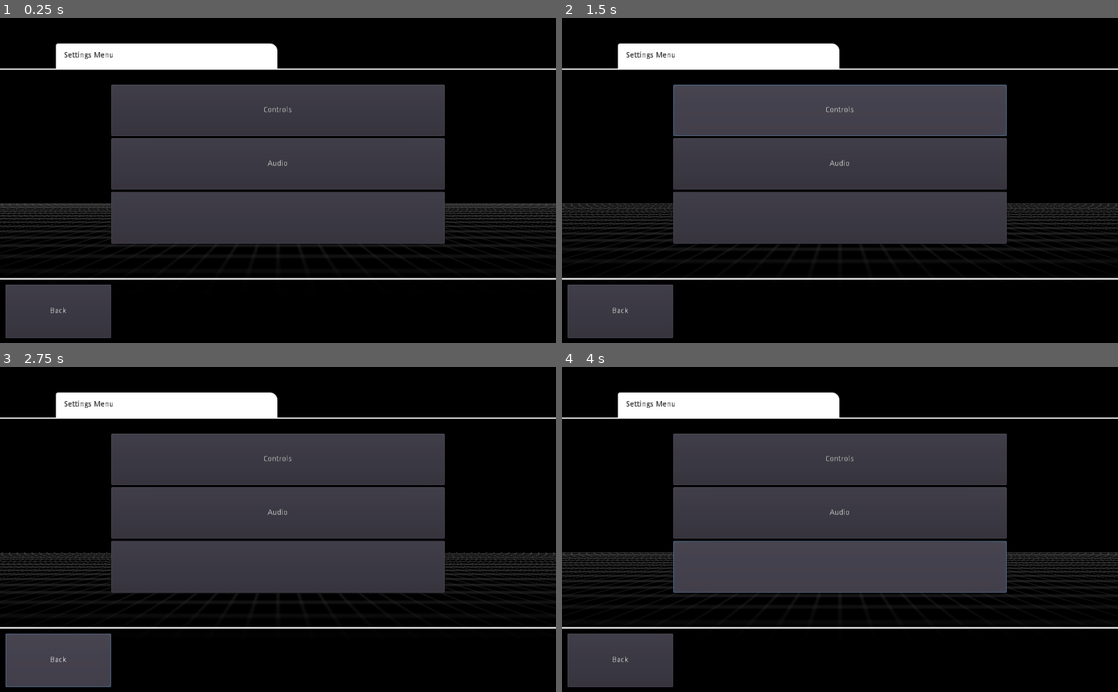
Above: before the commit, frames 1-4 (two rows, left to right).
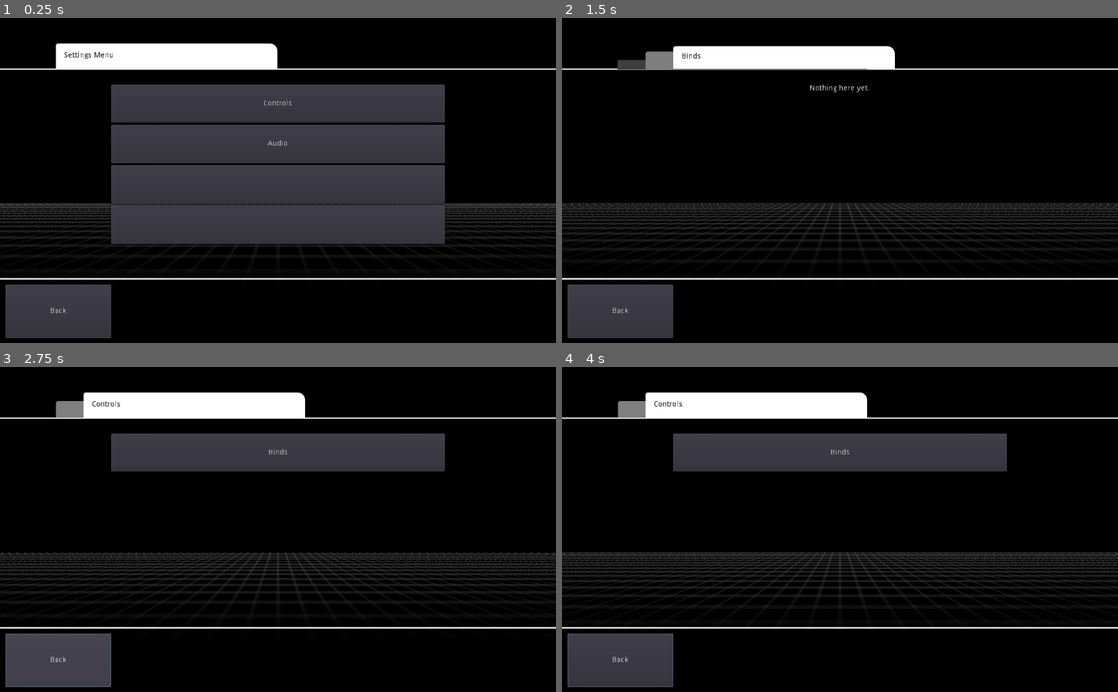
Above: after the commit, the same moments.

Repository: skelerang/friisports
Game: Godot game, scene res://scenes/mainmenu_settings.tscn
The game is run twice, just before and just after one commit, with the same random seed, the same clock (stepped at 60 frames per second) and the same inputs. This scene is started directly instead of the project's main scene.
Inputs (mouse positions are in pixels of both pictures, inside the frame that each line leads up to):
- Up to frame 1 (0.25 s): no input
- Up to frame 2 (1.5 s): click "Controls" at 0.5 s; click (840, 102) at 1.25 s, where only the run after the commit has a clickable "Binds"
- Up to frame 3 (2.75 s): click "Back" at 2 s
- Up to frame 4 (4 s): click (840, 513) at 2.75 s, where only the run before the commit has a clickable "Audio"; click (840, 568) at 3.52 s

The runs differ from the first frame. In frame 1, 2.0% of the frame differs, in the area x 20-80%, y 25-58%; in frame 2, 29%, in the area x 10-80%, y 7-70%; in frame 3, 22%; in frame 4, 22%.

Commit message:
settingsmenu

Diff:
--- a/src/scenes/mainmenu.tscn
+++ b/src/scenes/mainmenu.tscn
@@ -10,12 +10,6 @@
 [ext_resource path="res://scenes/common/tex_color_black.png" type="Texture" id=8]
 [ext_resource path="res://scenes/common/mdl_island_lowpoly.glb" type="PackedScene" id=10]
 
-[sub_resource type="Gradient" id=1]
-colors = PoolColorArray( 0.380392, 0.858824, 0.992157, 1, 0.00392157, 0.129412, 1, 1 )
-
-[sub_resource type="GradientTexture" id=2]
-gradient = SubResource( 1 )
-
 [sub_resource type="Gradient" id=3]
 offsets = PoolRealArray( 0 )
 colors = PoolColorArray( 1, 1, 1, 1 )
@@ -28,16 +22,6 @@
 anchor_right = 1.0
 anchor_bottom = 1.0
 script = ExtResource( 2 )
-__meta__ = {
-"_edit_use_anchors_": false
-}
-
-[node name="background2d" type="TextureRect" parent="."]
-visible = false
-anchor_right = 1.0
-anchor_bottom = 1.0
-texture = SubResource( 2 )
-expand = true
 __meta__ = {
 "_edit_use_anchors_": false
 }
--- a/src/scenes/mainmenu/scripts/settingsmenu.gd
+++ b/src/scenes/mainmenu/scripts/settingsmenu.gd
@@ -1,10 +1,12 @@
 extends Control
 
 onready var overlay_black = $overlay_black
+onready var overlay_white = $overlay_white
 onready var box_top = $menu/top
 onready var box_mid = $menu/mid
 onready var box_bot = $menu/bottom
 
+# --- Top --- #
 onready var tab1 = box_top.get_node("tab1")
 onready var tab2 = box_top.get_node("tab2")
 onready var tab3 = box_top.get_node("tab3")
@@ -12,14 +14,6 @@
 onready var tablabel2 = tab2.get_node("Label")
 onready var tablabel3 = tab3.get_node("Label")
 
-
-var box_top_height = .16
-var box_bottom_height = .2
-enum {
-	ST_IDLE
-	ST_CLOSING
-}
-
 const TAB_ALPHA1 = 1
 const TAB_ALPHA2 = .5
 const TAB_ALPHA3 = .25
@@ -27,16 +21,35 @@
 const TAB_COLOR1 = Color(1,1,1,1)
 const TAB_COLOR2 = Color(.5,.5,.5,1)
 const TAB_COLOR3 = Color(.25,.25,.25,1)
-
 
 const TAB_MARGIN1 = 0
 const TAB_MARGIN2 = 16
 const TAB_MARGIN3 = 32
 const TAB_MARGIN4 = 64
 
-
+# --- Mid --- #
+onready var menu_settings = box_mid.get_node("menu_settings")
+onready var menu_controls = box_mid.get_node("menu_controls")
+onready var menu_controls_bind = box_mid.get_node("menu_controls_bind")
+onready var menu_audio = box_mid.get_node("menu_audio")
+
+var box_top_height = .16
+var box_bottom_height = .2
+enum {
+	VIS_ST_IDLE
+	VIS_ST_EXIT
+}
+enum {
+	ST_MENU,
+	ST_MENU_CONTROLS,
+	ST_MENU_CONTROLS_BIND,
+	ST_MENU_AUDIO
+}
+
+# --- Misc --- #
+var state = ST_MENU
 var visibility = 0
-var state = ST_IDLE
+var vis_state = VIS_ST_IDLE
 var tabstate = 1
 
 func _ready():
@@ -50,12 +63,38 @@
 
 func _process(delta):
 	match state:
-		ST_IDLE:
+		ST_MENU:
+			Globals.cursor = true
+			if !menu_settings.visible:
+				clear_all()
+				menu_settings.set_process(true)
+				menu_settings.show()
+		ST_MENU_CONTROLS:
+			if !menu_controls.visible:
+				clear_all()
+				menu_controls.set_process(true)
+				menu_controls.show()
+		ST_MENU_CONTROLS_BIND:
+			if !menu_controls_bind.visible:
+				clear_all()
+				menu_controls_bind.set_process(true)
+				menu_controls_bind.show()
+		ST_MENU_AUDIO:
+			if !menu_audio.visible:
+				clear_all()
+				menu_audio.set_process(true)
+				menu_audio.show()
+
+	match vis_state:
+		VIS_ST_IDLE:
 			visibility = clamp(visibility + delta * 5, -1, 1)
 
-		ST_CLOSING:
-			visibility -= delta * 10
-			if visibility < 0: queue_free()
+		VIS_ST_EXIT:
+			visibility -= delta * 5
+			overlay_black.modulate.a = -visibility + 1
+			if visibility < 0:
+				#warning-ignore:return_value_discarded
+				get_tree().change_scene("res://scenes/mainmenu.tscn")
 
 	overlay_black.modulate.a = -visibility + 1
 	box_mid.modulate.a = visibility
@@ -125,11 +164,39 @@
 	tab2.margin_top = tab2.margin_top + (tabmargin2 - tab2.margin_top) * .2
 	tab3.margin_top = tab3.margin_top + (tabmargin3 - tab3.margin_top) * .2
 
-
-func _on_but_close_pressed():
-	state = ST_CLOSING
-func _on_but_mainmenu_pressed():
-	#warning-ignore:return_value_discarded
-	get_tree().change_scene("res://scenes/mainmenu.tscn")
-func _on_but_exitgame_pressed():
-	get_tree().quit()
+func clear_all():
+	for child in box_mid.get_children():
+		child.set_process(false)
+		child.hide()
+
+func _on_close_pressed():
+	vis_state = VIS_ST_EXIT
+
+func _on_back_pressed():
+	match state:
+		ST_MENU:
+			vis_state = VIS_ST_EXIT
+			overlay_black.show()
+		ST_MENU_CONTROLS:
+			_goto_menu()
+		ST_MENU_CONTROLS_BIND:
+			_goto_menu_controls()
+		ST_MENU_AUDIO:
+			_goto_menu()
+
+func _goto_menu():
+	state = ST_MENU
+	tabstate = 1
+	tablabel1.bbcode_text = "[color=#000000]Settings"
+func _goto_menu_controls():
+	state = ST_MENU_CONTROLS
+	tabstate = 2
+	tablabel2.bbcode_text = "[color=#000000]Controls"
+func _goto_menu_controls_bind():
+	state = ST_MENU_CONTROLS_BIND
+	tabstate = 3
+	tablabel3.bbcode_text = "[color=#000000]Binds"
+func _goto_menu_audio():
+	state = ST_MENU_AUDIO
+	tabstate = 2
+	tablabel2.bbcode_text = "[color=#000000]Audio"
--- a/src/scenes/mainmenu_settings.tscn
+++ b/src/scenes/mainmenu_settings.tscn
@@ -6,6 +6,7 @@
 [ext_resource path="res://scenes/common/tex_color_black.png" type="Texture" id=4]
 [ext_resource path="res://scenes/mainmenu/tex_menu_box.png" type="Texture" id=5]
 [ext_resource path="res://scenes/mainmenu/tex_settingsmenu_tab.svg" type="Texture" id=6]
+[ext_resource path="res://scenes/common/tex_color_white.png" type="Texture" id=7]
 
 [node name="main" type="Control"]
 anchor_right = 1.0
@@ -30,6 +31,9 @@
 texture = ExtResource( 5 )
 patch_margin_top = 4
 patch_margin_bottom = 4
+__meta__ = {
+"_edit_use_anchors_": false
+}
 
 [node name="tab1" type="NinePatchRect" parent="menu/top"]
 anchor_left = 0.1
@@ -57,6 +61,9 @@
 bbcode_text = "[color=#000000]Settings Menu"
 text = "Settings Menu"
 fit_content_height = true
+__meta__ = {
+"_edit_use_anchors_": false
+}
 
 [node name="tab2" type="NinePatchRect" parent="menu/top"]
 anchor_left = 0.15
@@ -120,33 +127,110 @@
 "_edit_use_anchors_": false
 }
 
-[node name="VBoxContainer" type="VBoxContainer" parent="menu/mid"]
-anchor_left = 0.2
-anchor_top = 0.15
-anchor_right = 0.8
-anchor_bottom = 0.85
-__meta__ = {
-"_edit_use_anchors_": false
-}
-
-[node name="controls" type="Button" parent="menu/mid/VBoxContainer"]
-margin_right = 614.0
-margin_bottom = 95.0
+[node name="menu_settings" type="VBoxContainer" parent="menu/mid"]
+visible = false
+anchor_left = 0.2
+anchor_top = 0.15
+anchor_right = 0.8
+anchor_bottom = 0.85
+__meta__ = {
+"_edit_use_anchors_": false
+}
+
+[node name="but_menu_controls" type="Button" parent="menu/mid/menu_settings"]
+margin_right = 614.0
+margin_bottom = 70.0
 size_flags_vertical = 3
 text = "Controls"
 
-[node name="audio" type="Button" parent="menu/mid/VBoxContainer"]
-margin_top = 99.0
-margin_right = 614.0
-margin_bottom = 194.0
+[node name="but_menu_audio" type="Button" parent="menu/mid/menu_settings"]
+margin_top = 74.0
+margin_right = 614.0
+margin_bottom = 145.0
 size_flags_vertical = 3
 text = "Audio"
 
-[node name="Button3" type="Button" parent="menu/mid/VBoxContainer"]
-margin_top = 198.0
-margin_right = 614.0
-margin_bottom = 294.0
-size_flags_vertical = 3
+[node name="Button3" type="Button" parent="menu/mid/menu_settings"]
+margin_top = 149.0
+margin_right = 614.0
+margin_bottom = 219.0
+size_flags_vertical = 3
+
+[node name="Button4" type="Button" parent="menu/mid/menu_settings"]
+margin_top = 223.0
+margin_right = 614.0
+margin_bottom = 294.0
+size_flags_vertical = 3
+
+[node name="menu_controls" type="VBoxContainer" parent="menu/mid"]
+visible = false
+anchor_left = 0.2
+anchor_top = 0.15
+anchor_right = 0.8
+anchor_bottom = 0.85
+__meta__ = {
+"_edit_use_anchors_": false
+}
+
+[node name="but_menu_controls_bind" type="Button" parent="menu/mid/menu_controls"]
+margin_right = 614.0
+margin_bottom = 70.0
+size_flags_vertical = 3
+text = "Binds"
+
+[node name="Button2" type="Control" parent="menu/mid/menu_controls"]
+margin_top = 74.0
+margin_right = 614.0
+margin_bottom = 145.0
+size_flags_vertical = 3
+
+[node name="Button3" type="Control" parent="menu/mid/menu_controls"]
+margin_top = 149.0
+margin_right = 614.0
+margin_bottom = 219.0
+size_flags_vertical = 3
+
+[node name="Button4" type="Control" parent="menu/mid/menu_controls"]
+margin_top = 223.0
+margin_right = 614.0
+margin_bottom = 294.0
+size_flags_vertical = 3
+
+[node name="menu_controls_bind" type="VBoxContainer" parent="menu/mid"]
+visible = false
+anchor_left = 0.2
+anchor_top = 0.15
+anchor_right = 0.8
+anchor_bottom = 0.85
+__meta__ = {
+"_edit_use_anchors_": false
+}
+
+[node name="bind" type="RichTextLabel" parent="menu/mid/menu_controls_bind"]
+margin_right = 614.0
+margin_bottom = 294.0
+size_flags_vertical = 3
+bbcode_enabled = true
+bbcode_text = "[center]Nothing here yet."
+text = "Nothing here yet."
+
+[node name="menu_audio" type="VBoxContainer" parent="menu/mid"]
+visible = false
+anchor_left = 0.2
+anchor_top = 0.15
+anchor_right = 0.8
+anchor_bottom = 0.85
+__meta__ = {
+"_edit_use_anchors_": false
+}
+
+[node name="bind" type="RichTextLabel" parent="menu/mid/menu_audio"]
+margin_right = 614.0
+margin_bottom = 294.0
+size_flags_vertical = 3
+bbcode_enabled = true
+bbcode_text = "[center]Nothing here yet."
+text = "Nothing here yet."
 
 [node name="bottom" type="NinePatchRect" parent="menu"]
 anchor_top = 0.8
@@ -156,13 +240,19 @@
 texture = ExtResource( 5 )
 patch_margin_top = 4
 patch_margin_bottom = 4
-
-[node name="Button" type="Button" parent="menu/bottom"]
+__meta__ = {
+"_edit_use_anchors_": false
+}
+
+[node name="back" type="Button" parent="menu/bottom"]
 anchor_left = 0.01
 anchor_top = 0.1
 anchor_right = 0.2
 anchor_bottom = 0.9
 text = "Back"
+__meta__ = {
+"_edit_use_anchors_": false
+}
 
 [node name="background3d" type="Spatial" parent="."]
 
@@ -181,4 +271,18 @@
 texture = ExtResource( 4 )
 expand = true
 
+[node name="overlay_white" type="TextureRect" parent="."]
+visible = false
+anchor_right = 1.0
+anchor_bottom = 1.0
+texture = ExtResource( 7 )
+expand = true
+
+[node name="nohome" type="Node" parent="."]
+
+[connection signal="pressed" from="menu/mid/menu_settings/but_menu_controls" to="." method="_goto_menu_controls"]
+[connection signal="pressed" from="menu/mid/menu_settings/but_menu_audio" to="." method="_goto_menu_audio"]
+[connection signal="pressed" from="menu/mid/menu_controls/but_menu_controls_bind" to="." method="_goto_menu_controls_bind"]
+[connection signal="pressed" from="menu/bottom/back" to="." method="_on_back_pressed"]
+
 [editable path="background3d/mdl_settingsmenu_background"]
Not shown: 1 places in src/scenes/mainmenu.tscn that only renumber resources
Not shown: 1 places in src/scenes/mainmenu_settings.tscn that only renumber resources
Not shown, changed: src/scenes/mainmenu/mdl_settingsmenu.blend
Not shown, changed: src/scenes/mainmenu/mdl_settingsmenu.blend1
